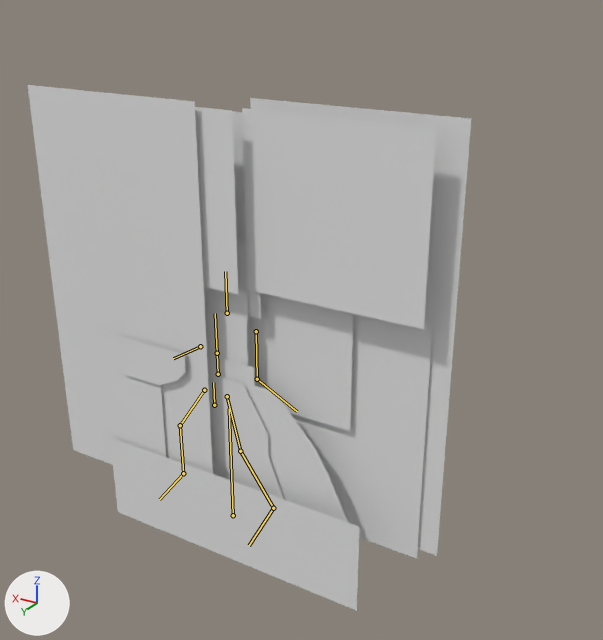
What one commit did to the FBX model Unity/Assets/Arcadians/AvatarFemale/avatarFemale.fbx.
Both versions are drawn from a 50 mm lens placed at (-3.64, 4.91, 4.48), pointed at (-0.56, -0.23, 1.91). Arrows for +X, +Y and +Z are at lower left; the lights stay in place. The bones that bend it are drawn over the model as lines.

Names of what the first picture shows: 'avatar.Female'.
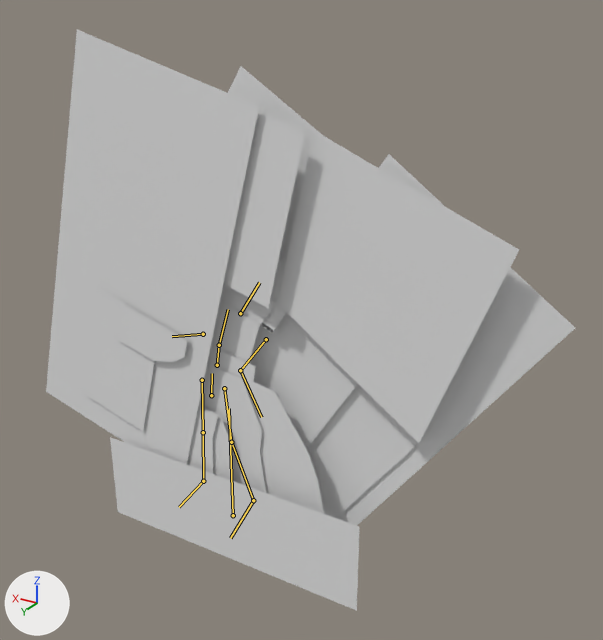
The newer file adds an action. The first version stands in its rest pose; the second is drawn at frame 20 of the action 'female.armature|m.talknegative'.

The change, as a list of edits to the scene's bpy script:
```text
Change bone_b_spine_001:
    where bone_b_spine_001 = bpy.data.objects['female.armature'].pose.bones['b_Spine.001']  # child of 'Root'
    bone_b_spine_001.location: (0.0, 0.0, 0.0) -> (0.029, 0.083, 0.0)
    bone_b_spine_001.rotation_quaternion: (1.0, 0.0, 0.0, 0.0) -> (0.999, 0.0, 0.0, 0.038)  # degrees (0, 0, 0) -> degrees (0, 0, 4)
Change bone_b_spine_002:
    where bone_b_spine_002 = bpy.data.objects['female.armature'].pose.bones['b_Spine.002']  # child of 'b_Spine.001'
    bone_b_spine_002.rotation_quaternion: (1.0, 0.0, 0.0, 0.0) -> (0.999, 0.0, 0.0, 0.045)  # degrees (0, 0, 0) -> degrees (0, 0, 5)
Change bone_b_spine_003:
    where bone_b_spine_003 = bpy.data.objects['female.armature'].pose.bones['b_Spine.003']  # child of 'b_Spine.002'
    bone_b_spine_003.rotation_quaternion: (1.0, 0.0, 0.0, 0.0) -> (0.998, 0.0, 0.0, 0.063)  # degrees (0, 0, 0) -> degrees (0, 0, 7)
Change bone_b_head:
    where bone_b_head = bpy.data.objects['female.armature'].pose.bones['b_Head']  # child of 'b_Spine.003'
    bone_b_head.rotation_quaternion: (1.0, 0.0, 0.0, 0.0) -> (0.991, 0.0, 0.0, 0.133)  # degrees (0, 0, 0) -> degrees (0, 0, 15)
Change bone_b_larm:
    where bone_b_larm = bpy.data.objects['female.armature'].pose.bones['b_LArm']  # child of 'b_Spine.003'
    bone_b_larm.rotation_quaternion: (1.0, 0.0, 0.0, 0.0) -> (1.0, 0.0, 0.0, -0.017)  # degrees (0, 0, 0) -> degrees (0, 0, -2)
Change bone_b_rarm_001:
    where bone_b_rarm_001 = bpy.data.objects['female.armature'].pose.bones['b_RArm.001']  # child of 'b_Spine.003'
    bone_b_rarm_001.rotation_quaternion: (1.0, 0.0, 0.0, 0.0) -> (0.985, 0.0, 0.0, -0.173)  # degrees (0, 0, 0) -> degrees (0, 0, -20)
Change bone_b_rarm_002:
    where bone_b_rarm_002 = bpy.data.objects['female.armature'].pose.bones['b_RArm.002']  # child of 'b_RArm.001'
    bone_b_rarm_002.rotation_quaternion: (1.0, 0.0, 0.0, 0.0) -> (1.0, 0.0, 0.0, 0.012)  # degrees (0, 0, 0) -> degrees (0, 0, 1)
Change bone_b_lleg_001:
    where bone_b_lleg_001 = bpy.data.objects['female.armature'].pose.bones['b_LLeg.001']  # child of 'b_Spine.001'
    bone_b_lleg_001.rotation_quaternion: (1.0, 0.0, 0.0, 0.0) -> (0.951, 0.002, 0.0, 0.31)  # degrees (0, 0, 0) -> degrees (0, 0, 36)
Change bone_b_lleg_002:
    where bone_b_lleg_002 = bpy.data.objects['female.armature'].pose.bones['b_LLeg.002']  # child of 'b_LLeg.001'
    bone_b_lleg_002.rotation_quaternion: (1.0, 0.0, 0.0, 0.0) -> (0.957, 0.0, 0.0, -0.291)  # degrees (0, 0, 0) -> degrees (0, 0, -34)
Change bone_b_lfoot:
    where bone_b_lfoot = bpy.data.objects['female.armature'].pose.bones['b_LFoot']  # child of 'b_LLeg.002'
    bone_b_lfoot.rotation_quaternion: (1.0, 0.0, 0.0, 0.0) -> (1.0, -0.02, 0.0, 0.0)  # degrees (0, 0, 0) -> degrees (-2, 0, 0)
Change bone_b_rleg_001:
    where bone_b_rleg_001 = bpy.data.objects['female.armature'].pose.bones['b_RLeg.001']  # child of 'b_Spine.001'
    bone_b_rleg_001.rotation_quaternion: (1.0, 0.0, 0.0, 0.0) -> (0.999, 0.0, 0.0, 0.036)  # degrees (0, 0, 0) -> degrees (0, 0, 4)
Change bone_b_rleg_002:
    where bone_b_rleg_002 = bpy.data.objects['female.armature'].pose.bones['b_RLeg.002']  # child of 'b_RLeg.001'
    bone_b_rleg_002.rotation_quaternion: (1.0, 0.0, 0.0, 0.0) -> (0.999, 0.0, 0.0, 0.034)  # degrees (0, 0, 0) -> degrees (0, 0, 4)
Change bone_b_rfoot:
    where bone_b_rfoot = bpy.data.objects['female.armature'].pose.bones['b_RFoot']  # child of 'b_RLeg.002'
    bone_b_rfoot.rotation_quaternion: (1.0, 0.0, 0.0, 0.0) -> (0.994, 0.0, 0.0, -0.11)  # degrees (0, 0, 0) -> degrees (0, 0, -13)
```

Boxes (x1, y1, x2, y2) around the edits, measured in the pictures (603 x 640 px):
'avatar.Female', posed (19% wider, 10% taller)
    before: (28, 85, 471, 611)
    after: (46, 30, 575, 611)
bone 'b_Spine.001', root to tip
    before: (214, 405) to (213, 382)
    after: (211, 395) to (212, 373)
bone 'b_Spine.002', root to tip
    before: (218, 374) to (217, 353)
    after: (217, 365) to (219, 345)
bone 'b_Spine.003', root to tip
    before: (217, 353) to (215, 313)
    after: (219, 345) to (228, 309)
bone 'b_Head', root to tip
    before: (227, 313) to (225, 271)
    after: (240, 313) to (259, 282)
bone 'b_LArm', root to tip
    before: (200, 346) to (173, 358)
    after: (203, 334) to (172, 336)
bone 'b_RArm.001', root to tip
    before: (256, 331) to (257, 379)
    after: (266, 339) to (240, 370)
bone 'b_RArm.002', root to tip
    before: (257, 379) to (297, 411)
    after: (240, 370) to (261, 417)
bone 'b_LLeg.001', root to tip
    before: (204, 390) to (180, 425)
    after: (202, 380) to (203, 432)
bone 'b_LLeg.002', root to tip
    before: (180, 425) to (183, 473)
    after: (203, 432) to (203, 481)
bone 'b_LFoot', root to tip
    before: (183, 473) to (159, 499)
    after: (203, 481) to (179, 507)
bone 'b_RLeg.001', root to tip
    before: (227, 396) to (240, 451)
    after: (224, 388) to (231, 442)
bone 'b_RLeg.002', root to tip
    before: (240, 451) to (273, 508)
    after: (231, 442) to (253, 500)
bone 'b_RFoot', root to tip
    before: (273, 508) to (249, 545)
    after: (253, 500) to (230, 538)
